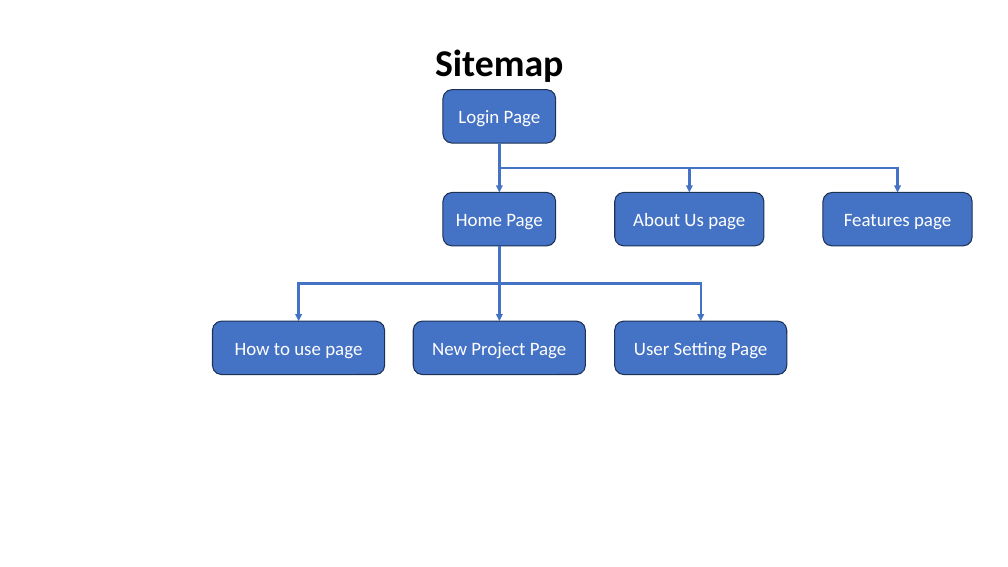
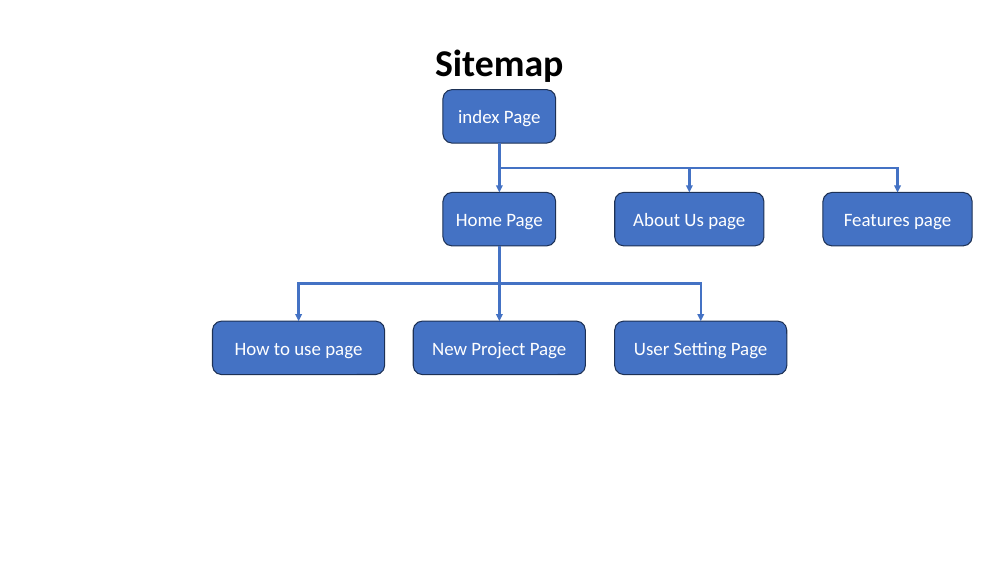
Before and after one commit to LargeDumpsterFire/CSC337-Final-Project, a slide deck: slide 5 of Sitemap ect.pptx. Drawn at 1008x567 pixels with LibreOffice and Linux fonts; fonts in the diff are those of the drawing. Boxes give left, top, right and bottom in pixels: in the first picture for what was removed or moved away, otherwise in the second. Text is boxed around its words. In the diff, an @@ line names an element or a change of style, - is before the commit and + after.

```diff
--- a/Sitemap ect.pptx
+++ b/Sitemap ect.pptx
@@ text in rounded rectangle at [458,110,541,127]: text changed @@
-Login Page
+index Page
```
Also in this commit, not shown: 6 other files.
